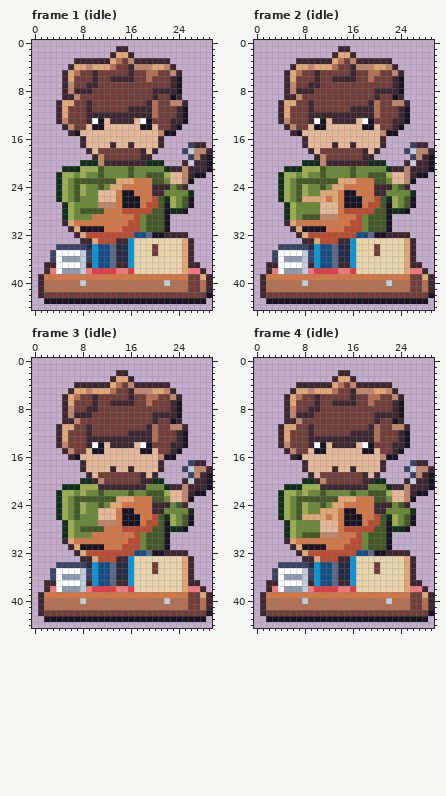
File history of a pixel-art file, art/hood-people/busker@62.aseprite. The first picture shows the starting point.
30x45 pixels, 4 frames. Shown: frame 1 (idle), frame 2 (idle), frame 3 (idle), frame 4 (idle).
And afterwards:
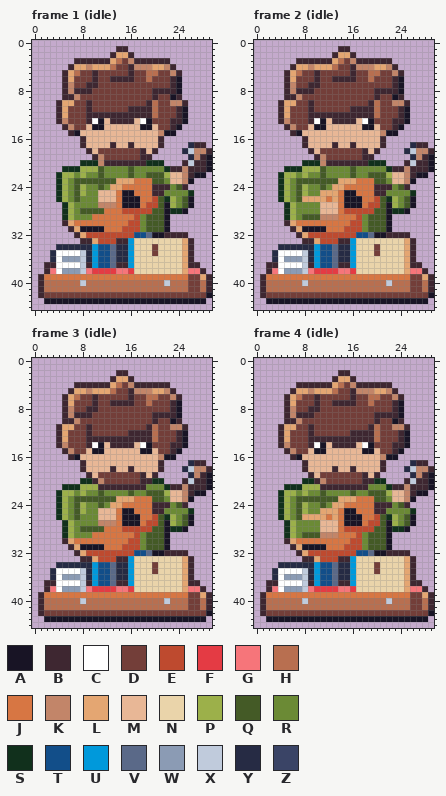
Palette (. is transparent): A #181425  B #3e2731  C #ffffff  D #733e39  E #be4a2f  F #e43b44  G #f6757a  H #b86f50  J #d77643  K #c28569  L #e4a672  M #e8b796  N #ead4aa  P #9cb04a  Q #445a26  R #6b8a35  S #11301c  T #124e89  U #0099db  V #5a6988  W #8b9bb4  X #c0cbdc  Y #262b44  Z #3a4466
Changes in this commit:
Frame 1 (idle):
y 17: x 26 Z -> Y
y 18: x 25 Z -> Y
y 19: x 26 Z -> Y
y 34: x 4..8 ZZZZZ -> YYYYY
y 35..36: x 3 Z -> Y; x 9 Z -> Y
Frame 2 (idle): the same change as frame 1 (idle)
Frame 3 (idle): the same change as frame 1 (idle)
Frame 4 (idle): the same change as frame 1 (idle)
Pixel boxes of the changes (left, top, right, bottom) in both pictures:
changed: (182, 142, 194, 160)
changed: (50, 244, 92, 262)
changed: (404, 142, 416, 160)
changed: (272, 244, 314, 262)
changed: (182, 460, 194, 478)
changed: (50, 562, 92, 580)
changed: (404, 460, 416, 478)
changed: (272, 562, 314, 580)
